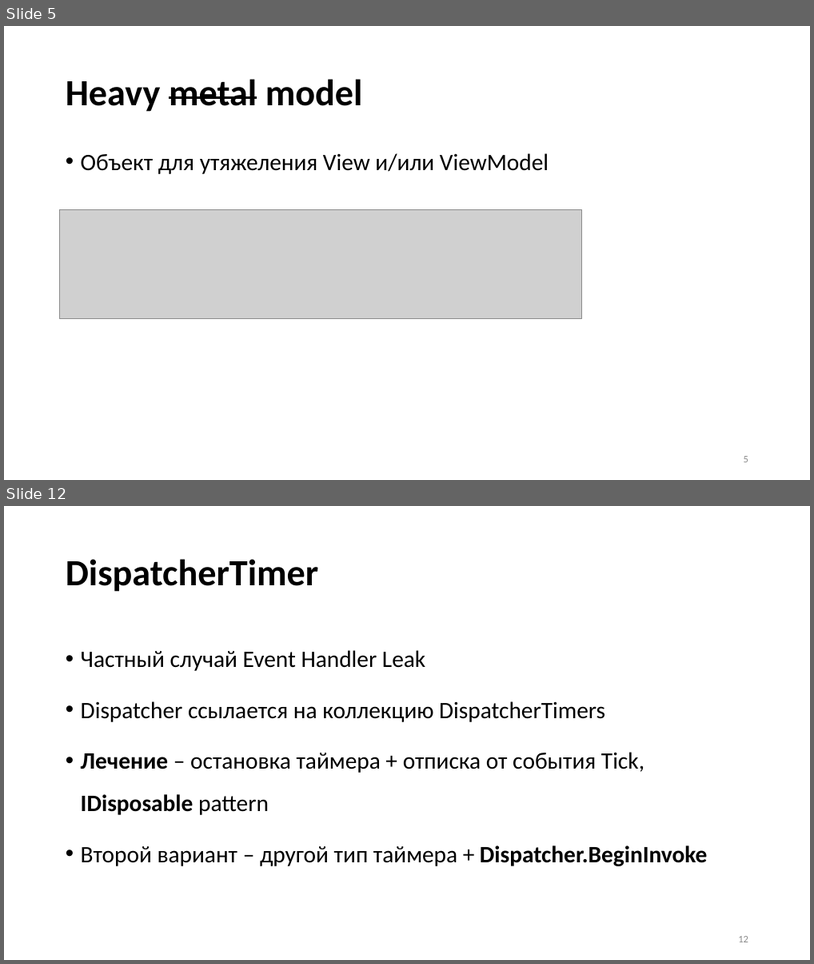
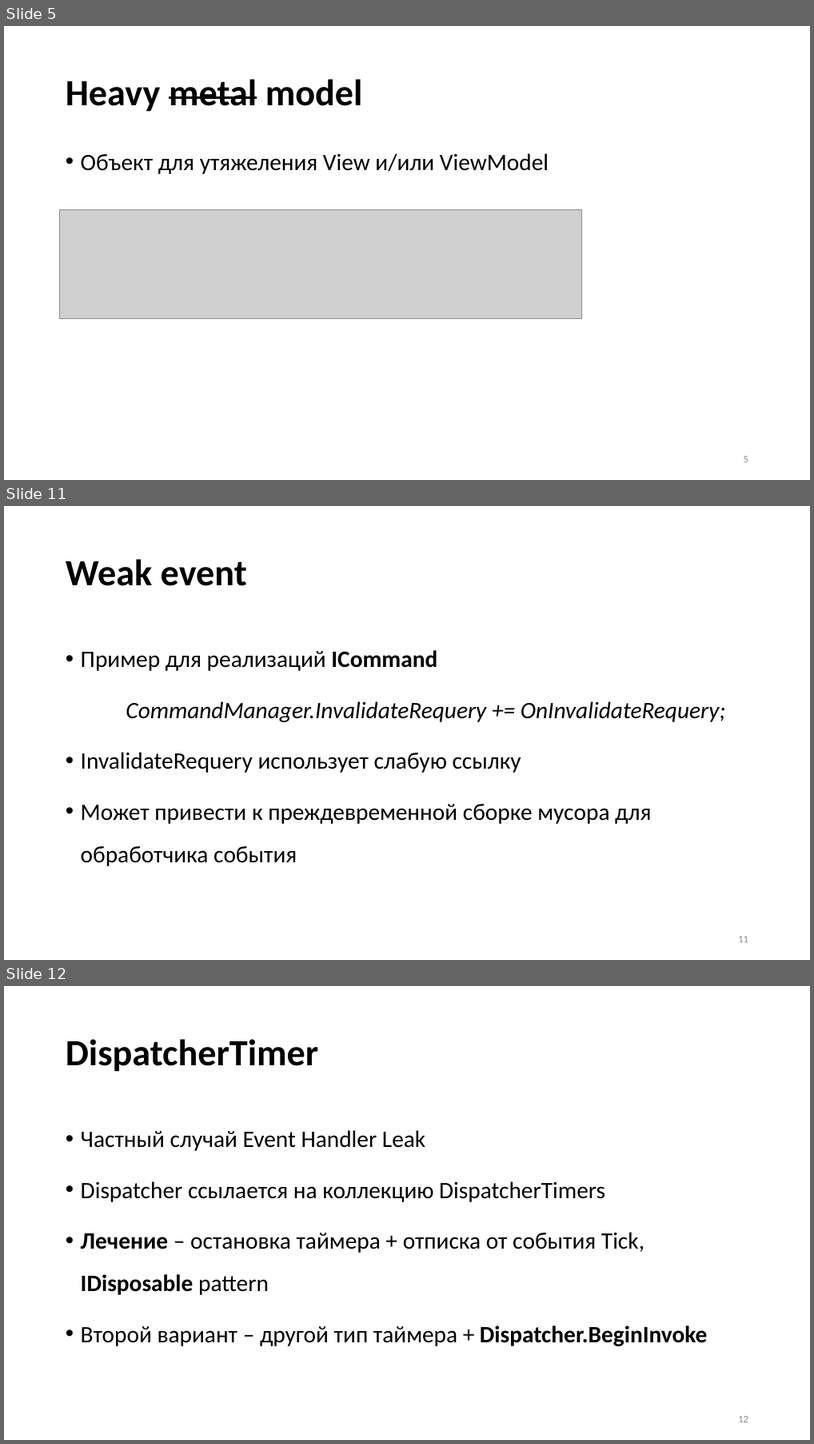
Before and after one commit to Talrandel/MemoryLeak, a slide deck: Утечки памяти.pptx. Shown one above the other, each under a label of ours: slides 5 and 12 before the commit, slides 5, 11 and 12 after it; the slides between them are not shown. The pictures are 814x964 and 814x1444 pixels, drawn with LibreOffice and Linux fonts; fonts in the diff are those of the drawing; grey boxes stand for pictures. Boxes give left, top, right and bottom in pixels: in the first picture for what was removed or moved away, otherwise in the second. Text is boxed around its words. In the diff, an @@ line names an element or a change of style, - is before the commit and + after.

```diff
--- a/Утечки памяти.pptx
+++ b/Утечки памяти.pptx
@@ slide 11 added at bbox=[4, 506, 810, 960], background #FFFFFF @@
@@ title added at bbox=[66, 559, 247, 586], 44 pt, text #000000, bold @@
+Weak event
@@ text added at bbox=[81, 650, 726, 866], 28 pt, text #000000 @@
+• Пример для реализаций ICommand
+CommandManager.InvalidateRequery += OnInvalidateRequery;
+• InvalidateRequery использует слабую ссылку
+• Может привести к преждевременной сборке мусора для обработчика события
@@ page number added at bbox=[738, 936, 749, 942], 12 pt, text #8C8C8C @@
+11
```
Also in this commit, not shown: 13 slides changed, 1 other slide added, 16 other files.
